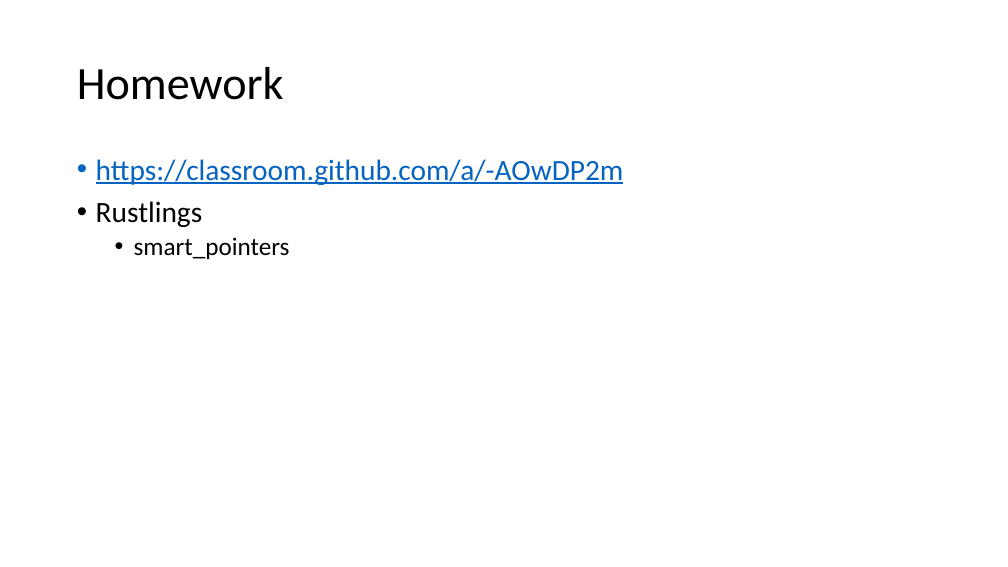
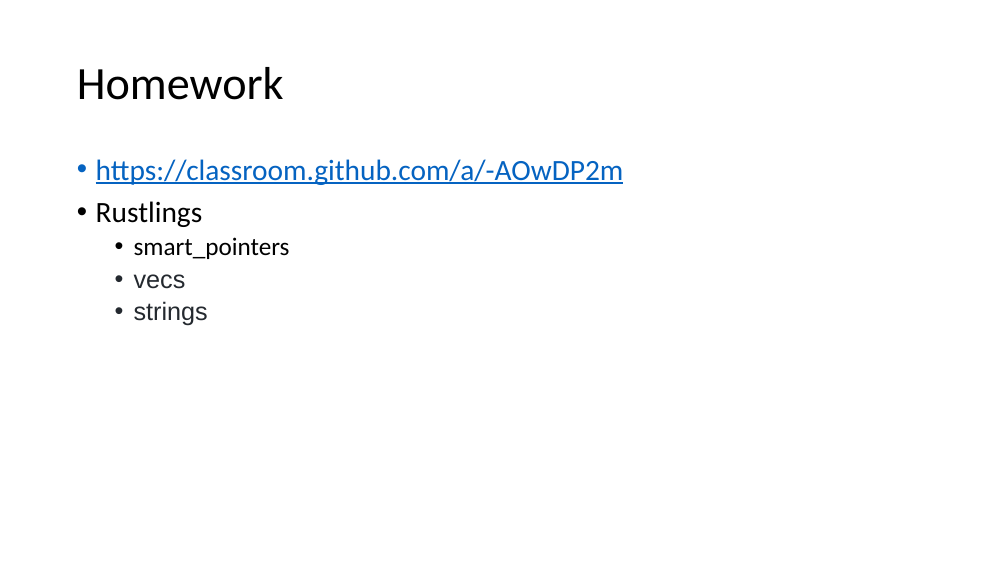
Before and after one commit to kugushev/course-rust-basics, a slide deck: slide 40 of src/05-SmartPointers/05-SmartPointers.pptx (slide 55 before the commit). Drawn at 1008x567 pixels with LibreOffice and Linux fonts; fonts in the diff are those of the drawing. Boxes give left, top, right and bottom in pixels: in the first picture for what was removed or moved away, otherwise in the second. Text is boxed around its words. In the diff, an @@ line names an element or a change of style, - is before the commit and + after.

```diff
--- a/src/05-SmartPointers/05-SmartPointers.pptx
+++ b/src/05-SmartPointers/05-SmartPointers.pptx
@@ text at [134, 274, 208, 326]: paragraphs added @@
+  • vecs
+  • strings
```
Also in this commit, not shown: 15 slides removed, 6 other files.
